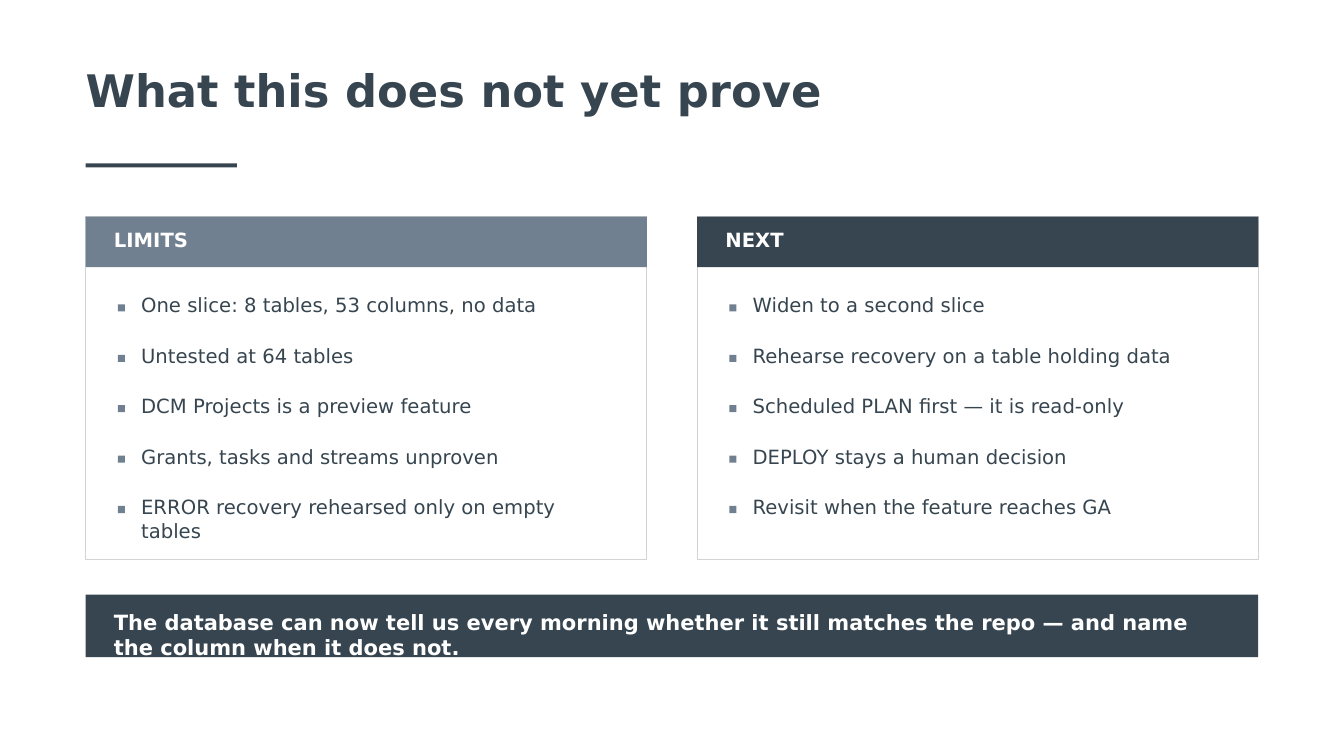
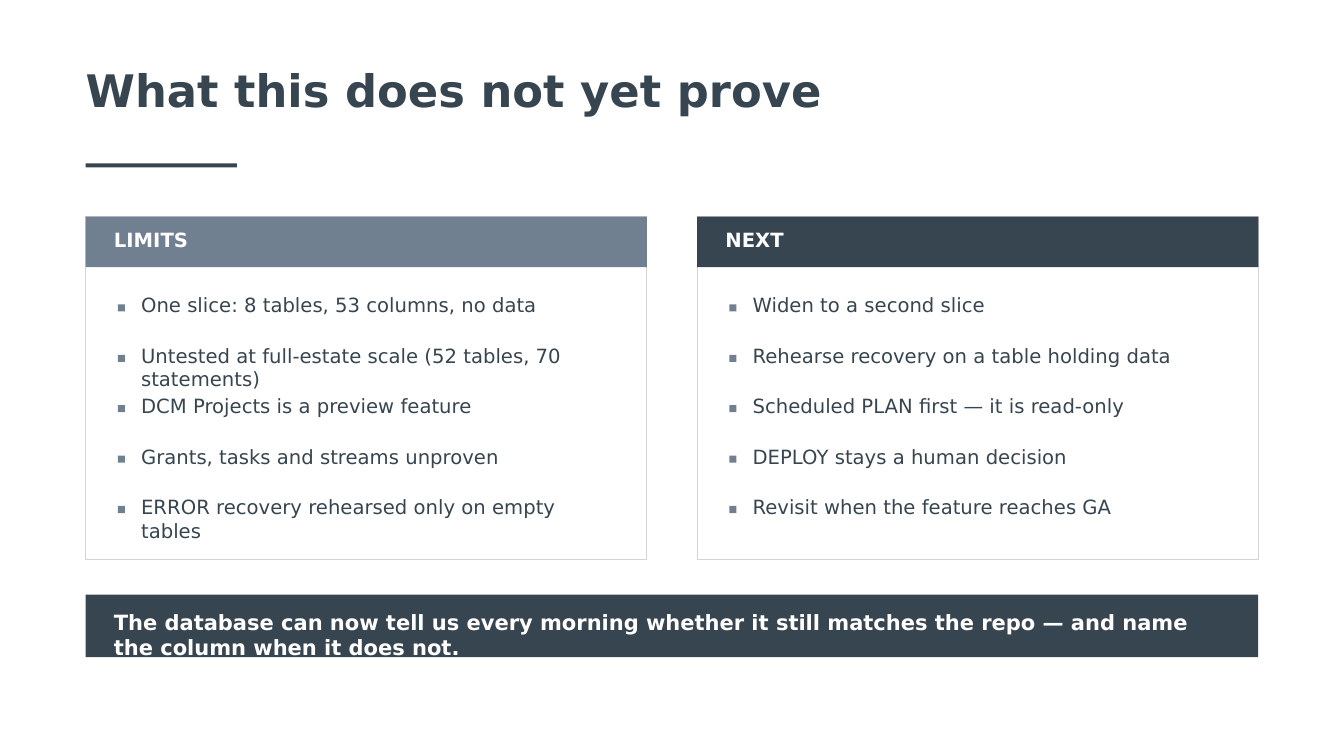
Before and after one commit to Codefordataengg/DMC_PBI, a slide deck: slide 18 of docs/DCM_Presentation.pptx. Drawn at 1344x756 pixels with LibreOffice and Linux fonts; fonts in the diff are those of the drawing. Boxes give left, top, right and bottom in pixels: in the first picture for what was removed or moved away, otherwise in the second. Text is boxed around its words. In the diff, an @@ line names an element or a change of style, - is before the commit and + after.

```diff
--- a/docs/DCM_Presentation.pptx
+++ b/docs/DCM_Presentation.pptx
@@ text at (x1=141, y1=348, x2=561, y2=389): text changed @@
-Untested at 64 tables
+Untested at full-estate scale (52 tables, 70 statements)
```
Also in this commit, not shown: 2 other slides changed, 4 other files.
